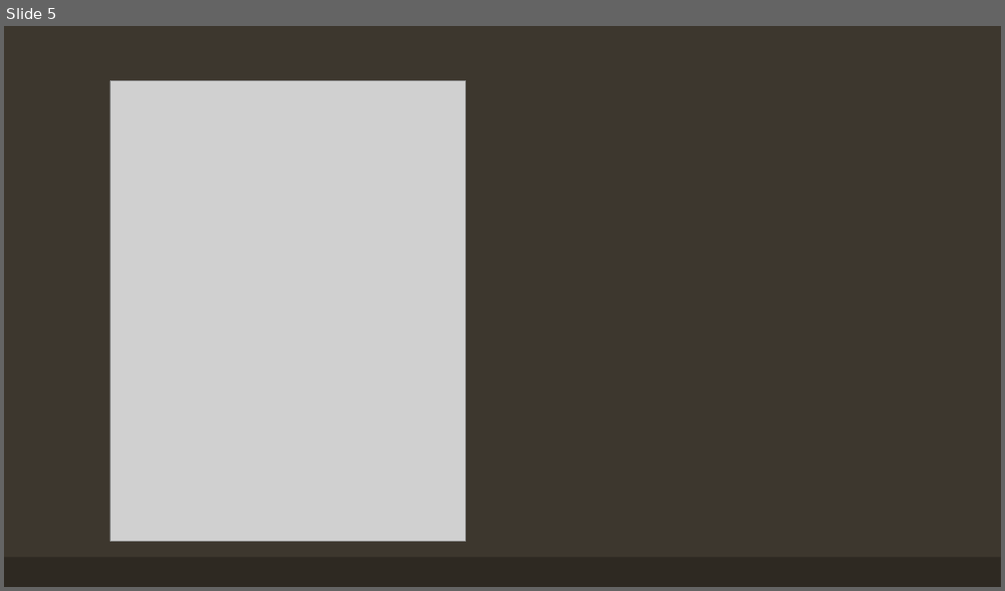
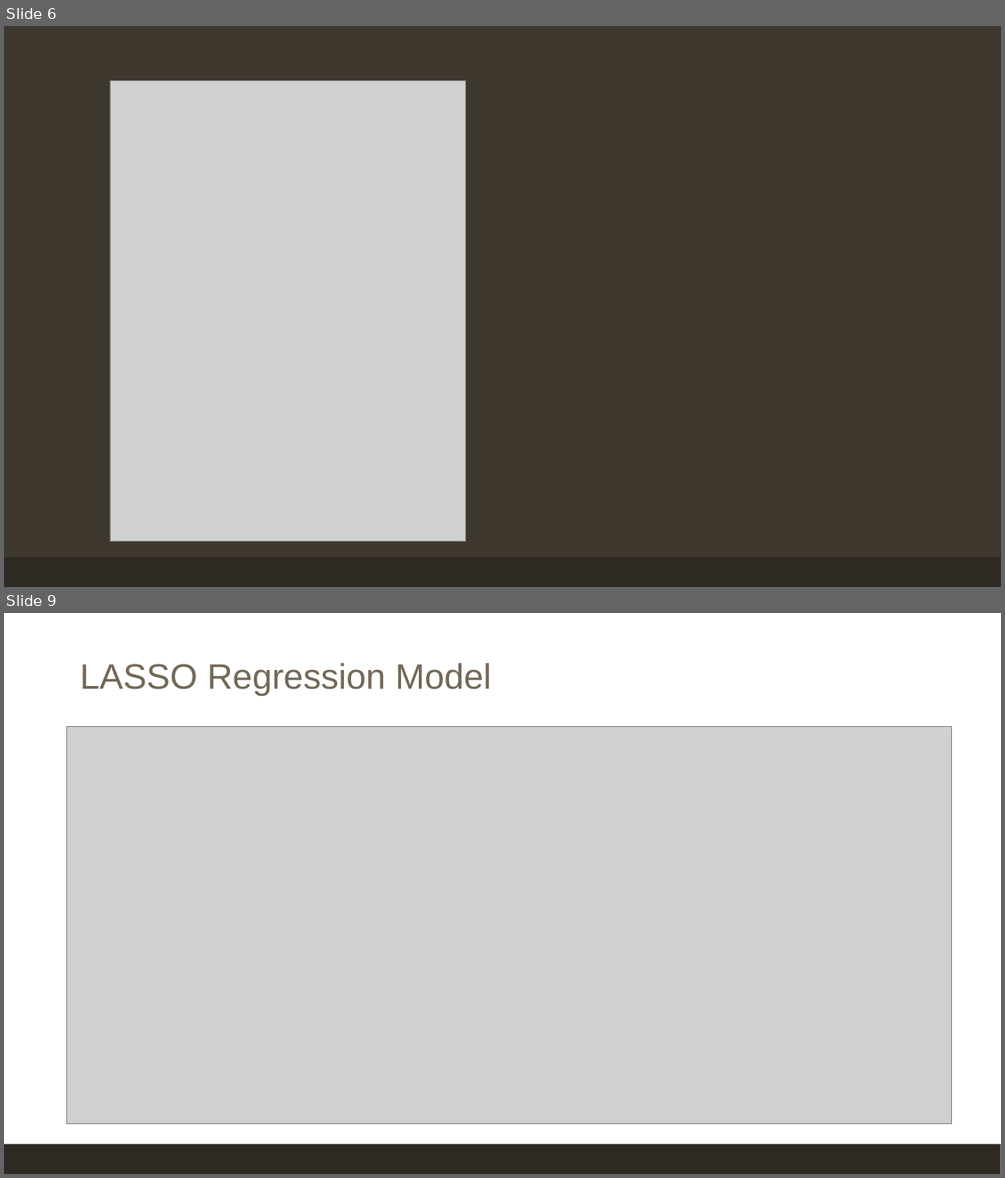
Before and after one commit to EEPlei/Americas-Warzone-Class-Project, a slide deck: Slides/final_slides.pptx. Shown one above the other, each under a label of ours: slide 5 before the commit, slides 6 and 9 after it; the slides between them are not shown. The pictures are 1005x591 and 1005x1178 pixels, drawn with LibreOffice and Linux fonts; fonts in the diff are those of the drawing; grey boxes stand for pictures. Boxes give left, top, right and bottom in pixels: in the first picture for what was removed or moved away, otherwise in the second. Text is boxed around its words. In the diff, an @@ line names an element or a change of style, - is before the commit and + after.

```diff
--- a/Slides/final_slides.pptx
+++ b/Slides/final_slides.pptx
@@ slide 9 added at [4, 613, 1001, 1174], background #FFFFFF; not listed: 1 template element that a slide beside it also shows @@
@@ title added at [80, 663, 492, 696], 34 pt, text #736756 @@
+LASSO Regression Model
@@ picture added at [66, 727, 951, 1124] @@
@@ what was slide 5 is now slide 6 @@
```
Also in this commit, not shown: 4 slides changed, 7 other slides added, 1 slide removed.
